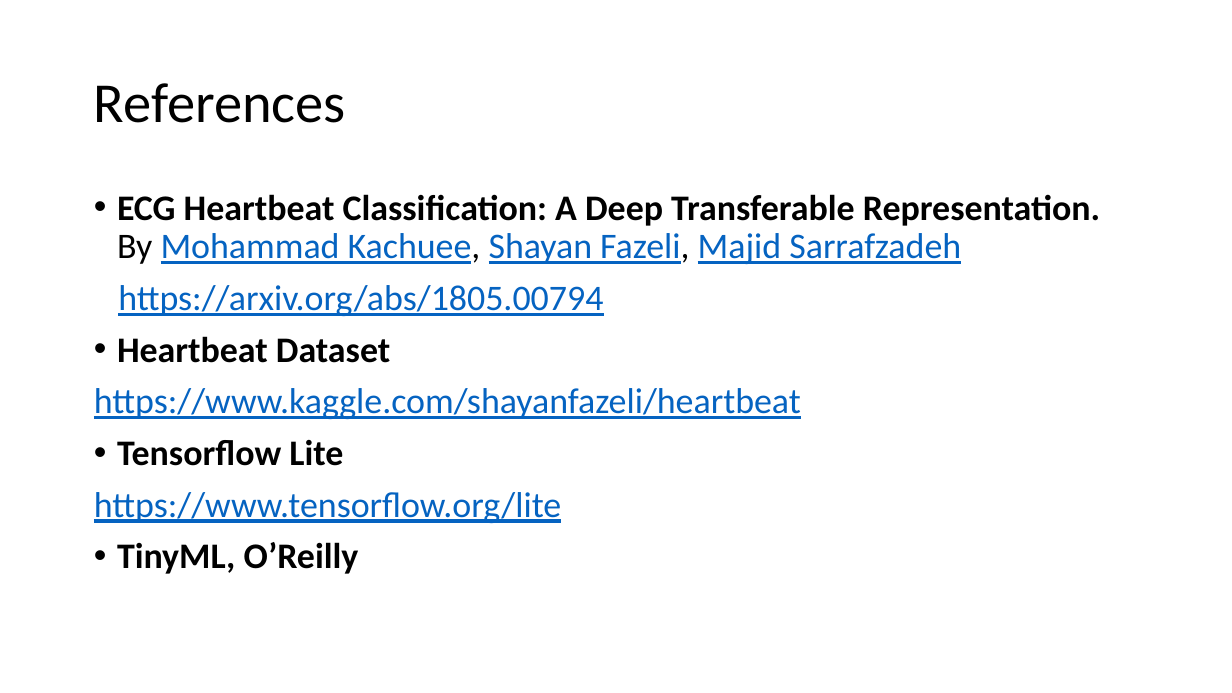
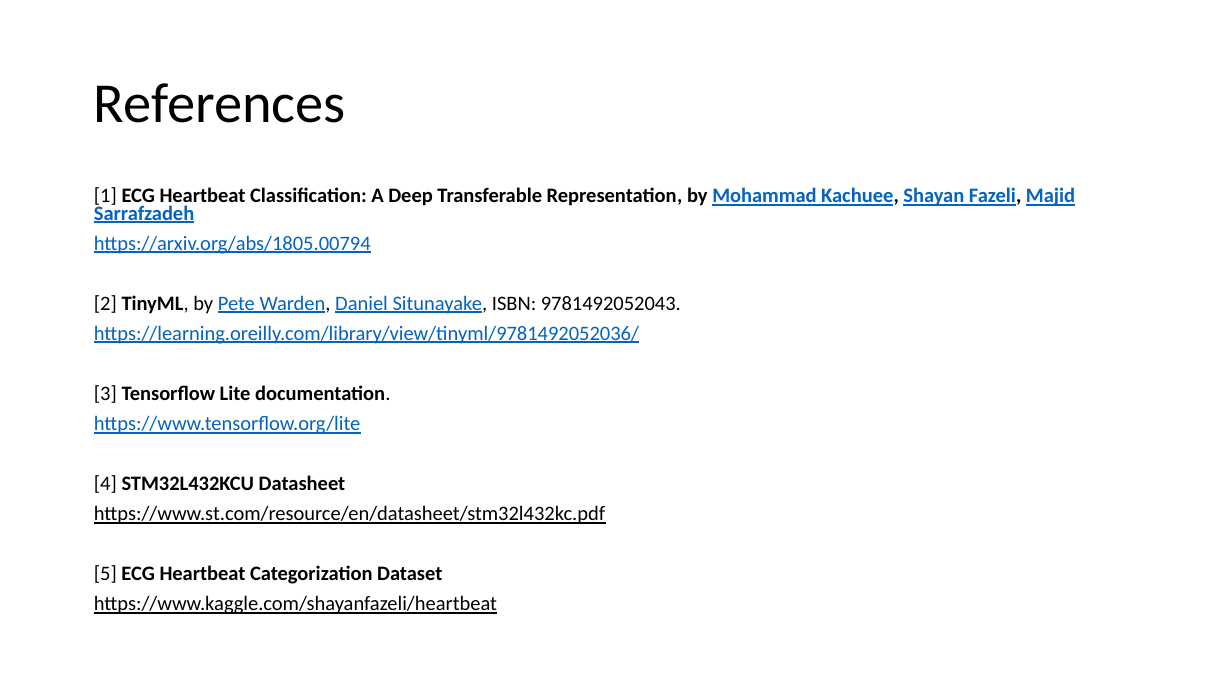
Before and after one commit to djzenma/ECG-Heart-Monitor-STM32-TFLite, a slide deck: slide 23 of Report_Presentation/Presentation.pptx (slide 20 before the commit). Drawn at 1232x693 pixels with LibreOffice and Linux fonts; fonts in the diff are those of the drawing. Boxes give left, top, right and bottom in pixels: in the first picture for what was removed or moved away, otherwise in the second. Text is boxed around its words. In the diff, an @@ line names an element or a change of style, - is before the commit and + after.

```diff
--- a/Report_Presentation/Presentation.pptx
+++ b/Report_Presentation/Presentation.pptx
@@ text at <box>94,187,1075,223</box>: text changed; size 28 to 16 pt @@
-• ECG Heartbeat Classification: A Deep Transferable Representation. By Mohammad Kachuee, Shayan Fazeli, Majid Sarrafzadeh
+[1] ECG Heartbeat Classification: A Deep Transferable Representation, by Mohammad Kachuee, Shayan Fazeli, Majid Sarrafzadeh
@@ text at <box>94,235,497,614</box>: size 28 to 16 pt in "https://arxiv.org/abs/1805.00794", "https://www.kaggle.com/shayanfazeli/heartbeat"; text colour #0563C1 to #000000 in "https://www.kaggle.com/shayanfazeli/heartbeat"; line spacing 0.9 to 0.7 @@
@@ text at <box>94,295,681,584</box>: text changed; size 28 to 16 pt; bold off @@
-• Heartbeat Dataset
+[2] TinyML, by Pete Warden, Daniel Situnayake, ISBN: 9781492052043.
+https://learning.oreilly.com/library/view/tinyml/9781492052036/
+[3] Tensorflow Lite documentation.
+https://www.tensorflow.org/lite
+[4] STM32L432KCU Datasheet
+https://www.st.com/resource/en/datasheet/stm32l432kc.pdf
+[5] ECG Heartbeat Categorization Dataset
@@ text at <box>94,440,561,574</box>: paragraphs removed @@
-• Tensorflow Lite
-https://www.tensorflow.org/lite
-• TinyML, O’Reilly
```
Also in this commit, not shown: 1 other slide changed, 3 slides added, 1 other file.
